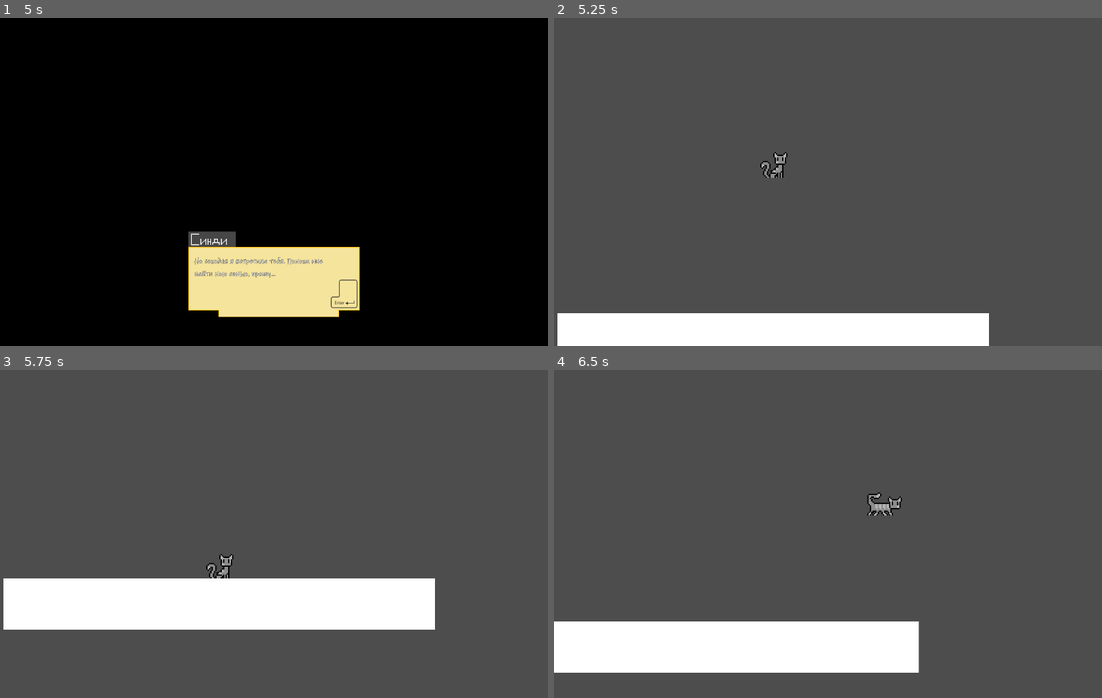
Above: before the commit, frames 1-4 (two rows, left to right).
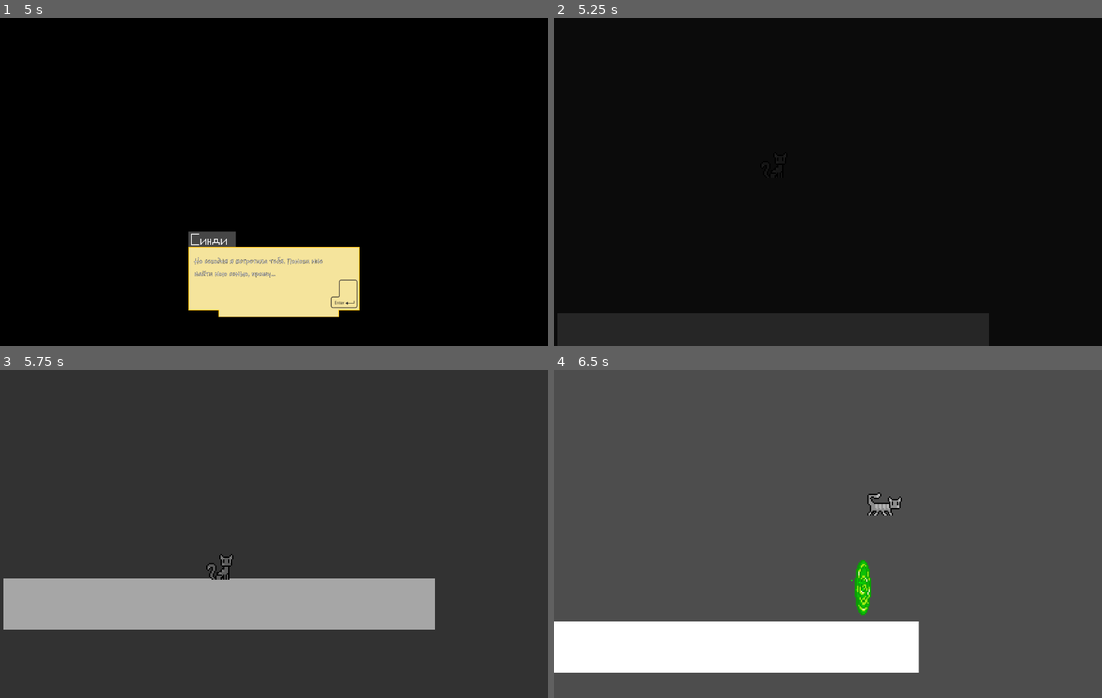
Above: after the commit, the same moments.

Repository: OVERKODE/2D-Platformer
Game: Godot game, scene res://SCENES/MENU.tscn
The game is run twice, just before and just after one commit, with the same random seed, the same clock (stepped at 60 frames per second) and the same inputs.
Inputs (mouse positions are in pixels of both pictures, inside the frame that each line leads up to):
- Up to frame 1 (5 s): click (153, 257) at 0.5 s; click (339, 293) at 1.25 s; click (339, 293) at 2 s; click (345, 293) at 2.75 s; click (345, 293) at 3.5 s; click (345, 293) at 4.25 s
- Up to frame 2 (5.25 s): click (899, 293) at 5 s
- Up to frame 3 (5.75 s): no input
- Up to frame 4 (6.5 s): hold D (move_right) from 5.78 s (still down); tap Space (jump) at 6.02 s

Frame 1 is identical in both runs. In frame 2, 100% of the frame differs, in the area x 0-100%, y 0-100%; in frame 3, 100%; in frame 4, 0.4%.

Commit message:
Обновление
Добавлены спрайты портала, сам портал и его логика

Diff:
--- /dev/null
+++ b/RESOURCES/SPRITES/portal/portal.tres
@@ -0,0 +1,378 @@
+[gd_resource type="SpriteFrames" load_steps=51 format=3 uid="uid://bwmr642yl7syb"]
+
+[ext_resource type="Texture2D" uid="uid://bb6gvalakxlvb" path="res://RESOURCES/SPRITES/portal/Green Portal Sprite Sheet.png" id="1_gc8e1"]
+[ext_resource type="Texture2D" uid="uid://ccxh2tjjlm3yj" path="res://RESOURCES/SPRITES/portal/Purple Portal Sprite Sheet.png" id="2_vnj5n"]
+
+[sub_resource type="AtlasTexture" id="AtlasTexture_dicbh"]
+atlas = ExtResource("1_gc8e1")
+region = Rect2(0, 128, 64, 64)
+
+[sub_resource type="AtlasTexture" id="AtlasTexture_1qayo"]
+atlas = ExtResource("1_gc8e1")
+region = Rect2(64, 128, 64, 64)
+
+[sub_resource type="AtlasTexture" id="AtlasTexture_0qck0"]
+atlas = ExtResource("1_gc8e1")
+region = Rect2(128, 128, 64, 64)
+
+[sub_resource type="AtlasTexture" id="AtlasTexture_cy0dv"]
+atlas = ExtResource("1_gc8e1")
+region = Rect2(192, 128, 64, 64)
+
+[sub_resource type="AtlasTexture" id="AtlasTexture_i146c"]
+atlas = ExtResource("1_gc8e1")
+region = Rect2(256, 128, 64, 64)
+
+[sub_resource type="AtlasTexture" id="AtlasTexture_tyjfc"]
+atlas = ExtResource("1_gc8e1")
+region = Rect2(320, 128, 64, 64)
+
+[sub_resource type="AtlasTexture" id="AtlasTexture_dw2ef"]
+atlas = ExtResource("1_gc8e1")
+region = Rect2(384, 128, 64, 64)
+
+[sub_resource type="AtlasTexture" id="AtlasTexture_tfcrs"]
+atlas = ExtResource("1_gc8e1")
+region = Rect2(448, 128, 64, 64)
+
+[sub_resource type="AtlasTexture" id="AtlasTexture_cbkky"]
+atlas = ExtResource("1_gc8e1")
+region = Rect2(0, 0, 64, 64)
+
+[sub_resource type="AtlasTexture" id="AtlasTexture_mhyyu"]
+atlas = ExtResource("1_gc8e1")
+region = Rect2(64, 0, 64, 64)
+
+[sub_resource type="AtlasTexture" id="AtlasTexture_u6n3b"]
+atlas = ExtResource("1_gc8e1")
+region = Rect2(128, 0, 64, 64)
+
+[sub_resource type="AtlasTexture" id="AtlasTexture_tfotn"]
+atlas = ExtResource("1_gc8e1")
+region = Rect2(192, 0, 64, 64)
+
+[sub_resource type="AtlasTexture" id="AtlasTexture_8arjt"]
+atlas = ExtResource("1_gc8e1")
+region = Rect2(256, 0, 64, 64)
+
+[sub_resource type="AtlasTexture" id="AtlasTexture_63ogw"]
+atlas = ExtResource("1_gc8e1")
+region = Rect2(320, 0, 64, 64)
+
+[sub_resource type="AtlasTexture" id="AtlasTexture_chh1x"]
+atlas = ExtResource("1_gc8e1")
+region = Rect2(384, 0, 64, 64)
+
+[sub_resource type="AtlasTexture" id="AtlasTexture_hevq6"]
+atlas = ExtResource("1_gc8e1")
+region = Rect2(448, 0, 64, 64)
+
+[sub_resource type="AtlasTexture" id="AtlasTexture_os0ry"]
+atlas = ExtResource("1_gc8e1")
+region = Rect2(0, 64, 64, 64)
+
+[sub_resource type="AtlasTexture" id="AtlasTexture_ra661"]
+atlas = ExtResource("1_gc8e1")
+region = Rect2(64, 64, 64, 64)
+
+[sub_resource type="AtlasTexture" id="AtlasTexture_3lyyc"]
+atlas = ExtResource("1_gc8e1")
+region = Rect2(128, 64, 64, 64)
+
+[sub_resource type="AtlasTexture" id="AtlasTexture_guy38"]
+atlas = ExtResource("1_gc8e1")
+region = Rect2(192, 64, 64, 64)
+
+[sub_resource type="AtlasTexture" id="AtlasTexture_w0e4o"]
+atlas = ExtResource("1_gc8e1")
+region = Rect2(256, 64, 64, 64)
+
+[sub_resource type="AtlasTexture" id="AtlasTexture_cwpvq"]
+atlas = ExtResource("1_gc8e1")
+region = Rect2(320, 64, 64, 64)
+
+[sub_resource type="AtlasTexture" id="AtlasTexture_y5sc5"]
+atlas = ExtResource("1_gc8e1")
+region = Rect2(384, 64, 64, 64)
+
+[sub_resource type="AtlasTexture" id="AtlasTexture_op80d"]
+atlas = ExtResource("1_gc8e1")
+region = Rect2(448, 64, 64, 64)
+
+[sub_resource type="AtlasTexture" id="AtlasTexture_ewjo5"]
+atlas = ExtResource("2_vnj5n")
+region = Rect2(0, 128, 64, 64)
+
+[sub_resource type="AtlasTexture" id="AtlasTexture_qa800"]
+atlas = ExtResource("2_vnj5n")
+region = Rect2(64, 128, 64, 64)
+
+[sub_resource type="AtlasTexture" id="AtlasTexture_i8hd1"]
+atlas = ExtResource("2_vnj5n")
+region = Rect2(128, 128, 64, 64)
+
+[sub_resource type="AtlasTexture" id="AtlasTexture_3thua"]
+atlas = ExtResource("2_vnj5n")
+region = Rect2(192, 128, 64, 64)
+
+[sub_resource type="AtlasTexture" id="AtlasTexture_q30jl"]
+atlas = ExtResource("2_vnj5n")
+region = Rect2(256, 128, 64, 64)
+
+[sub_resource type="AtlasTexture" id="AtlasTexture_5d61k"]
+atlas = ExtResource("2_vnj5n")
+region = Rect2(320, 128, 64, 64)
+
+[sub_resource type="AtlasTexture" id="AtlasTexture_xxb3p"]
+atlas = ExtResource("2_vnj5n")
+region = Rect2(384, 128, 64, 64)
+
+[sub_resource type="AtlasTexture" id="AtlasTexture_84jaf"]
+atlas = ExtResource("2_vnj5n")
+region = Rect2(448, 128, 64, 64)
+
+[sub_resource type="AtlasTexture" id="AtlasTexture_owm5a"]
+atlas = ExtResource("2_vnj5n")
+region = Rect2(0, 0, 64, 64)
+
+[sub_resource type="AtlasTexture" id="AtlasTexture_ciy3s"]
+atlas = ExtResource("2_vnj5n")
+region = Rect2(64, 0, 64, 64)
+
+[sub_resource type="AtlasTexture" id="AtlasTexture_tyvj3"]
+atlas = ExtResource("2_vnj5n")
+region = Rect2(128, 0, 64, 64)
+
+[sub_resource type="AtlasTexture" id="AtlasTexture_3yqs2"]
+atlas = ExtResource("2_vnj5n")
+region = Rect2(192, 0, 64, 64)
+
+[sub_resource type="AtlasTexture" id="AtlasTexture_5tpw1"]
+atlas = ExtResource("2_vnj5n")
+region = Rect2(256, 0, 64, 64)
+
+[sub_resource type="AtlasTexture" id="AtlasTexture_8dxwc"]
+atlas = ExtResource("2_vnj5n")
+region = Rect2(320, 0, 64, 64)
+
+[sub_resource type="AtlasTexture" id="AtlasTexture_ei8xt"]
+atlas = ExtResource("2_vnj5n")
+region = Rect2(384, 0, 64, 64)
+
+[sub_resource type="AtlasTexture" id="AtlasTexture_lqw8v"]
+atlas = ExtResource("2_vnj5n")
+region = Rect2(448, 0, 64, 64)
+
+[sub_resource type="AtlasTexture" id="AtlasTexture_33oh7"]
+atlas = ExtResource("2_vnj5n")
+region = Rect2(0, 64, 64, 64)
+
+[sub_resource type="AtlasTexture" id="AtlasTexture_s67sr"]
+atlas = ExtResource("2_vnj5n")
+region = Rect2(64, 64, 64, 64)
+
+[sub_resource type="AtlasTexture" id="AtlasTexture_ejger"]
+atlas = ExtResource("2_vnj5n")
+region = Rect2(128, 64, 64, 64)
+
+[sub_resource type="AtlasTexture" id="AtlasTexture_wh4si"]
+atlas = ExtResource("2_vnj5n")
+region = Rect2(192, 64, 64, 64)
+
+[sub_resource type="AtlasTexture" id="AtlasTexture_byfea"]
+atlas = ExtResource("2_vnj5n")
+region = Rect2(256, 64, 64, 64)
+
+[sub_resource type="AtlasTexture" id="AtlasTexture_2k27o"]
+atlas = ExtResource("2_vnj5n")
+region = Rect2(320, 64, 64, 64)
+
+[sub_resource type="AtlasTexture" id="AtlasTexture_8ivlm"]
+atlas = ExtResource("2_vnj5n")
+region = Rect2(384, 64, 64, 64)
+
+[sub_resource type="AtlasTexture" id="AtlasTexture_awfkb"]
+atlas = ExtResource("2_vnj5n")
+region = Rect2(448, 64, 64, 64)
+
+[resource]
+animations = [{
+"frames": [{
+"duration": 1.0,
+"texture": SubResource("AtlasTexture_dicbh")
+}, {
+"duration": 1.0,
+"texture": SubResource("AtlasTexture_1qayo")
+}, {
+"duration": 1.0,
+"texture": SubResource("AtlasTexture_0qck0")
+}, {
+"duration": 1.0,
+"texture": SubResource("AtlasTexture_cy0dv")
+}, {
+"duration": 1.0,
+"texture": SubResource("AtlasTexture_i146c")
+}, {
+"duration": 1.0,
+"texture": SubResource("AtlasTexture_tyjfc")
+}, {
+"duration": 1.0,
+"texture": SubResource("AtlasTexture_dw2ef")
+}, {
+"duration": 1.0,
+"texture": SubResource("AtlasTexture_tfcrs")
+}],
+"loop": false,
+"name": &"green_close",
+"speed": 10.0
+}, {
+"frames": [{
+"duration": 1.0,
+"texture": SubResource("AtlasTexture_cbkky")
+}, {
+"duration": 1.0,
+"texture": SubResource("AtlasTexture_mhyyu")
+}, {
+"duration": 1.0,
+"texture": SubResource("AtlasTexture_u6n3b")
+}, {
+"duration": 1.0,
+"texture": SubResource("AtlasTexture_tfotn")
+}, {
+"duration": 1.0,
+"texture": SubResource("AtlasTexture_8arjt")
+}, {
+"duration": 1.0,
+"texture": SubResource("AtlasTexture_63ogw")
+}, {
+"duration": 1.0,
+"texture": SubResource("AtlasTexture_chh1x")
+}, {
+"duration": 1.0,
+"texture": SubResource("AtlasTexture_hevq6")
+}],
+"loop": true,
+"name": &"green_idle",
+"speed": 10.0
+}, {
+"frames": [{
+"duration": 1.0,
+"texture": SubResource("AtlasTexture_os0ry")
+}, {
+"duration": 1.0,
+"texture": SubResource("AtlasTexture_ra661")
+}, {
+"duration": 1.0,
+"texture": SubResource("AtlasTexture_3lyyc")
+}, {
+"duration": 1.0,
+"texture": SubResource("AtlasTexture_guy38")
+}, {
+"duration": 1.0,
+"texture": SubResource("AtlasTexture_w0e4o")
+}, {
+"duration": 1.0,
+"texture": SubResource("AtlasTexture_cwpvq")
+}, {
+"duration": 1.0,
+"texture": SubResource("AtlasTexture_y5sc5")
+}, {
+"duration": 1.0,
+"texture": SubResource("AtlasTexture_op80d")
+}],
+"loop": false,
+"name": &"green_open",
+"speed": 10.0
+}, {
+"frames": [],
+"loop": false,
+"name": &"null",
+"speed": 5.0
+}, {
+"frames": [{
+"duration": 1.0,
+"texture": SubResource("AtlasTexture_ewjo5")
+}, {
+"duration": 1.0,
+"texture": SubResource("AtlasTexture_qa800")
+}, {
+"duration": 1.0,
+"texture": SubResource("AtlasTexture_i8hd1")
+}, {
+"duration": 1.0,
+"texture": SubResource("AtlasTexture_3thua")
+}, {
+"duration": 1.0,
+"texture": SubResource("AtlasTexture_q30jl")
+}, {
+"duration": 1.0,
+"texture": SubResource("AtlasTexture_5d61k")
+}, {
+"duration": 1.0,
+"texture": SubResource("AtlasTexture_xxb3p")
+}, {
+"duration": 1.0,
+"texture": SubResource("AtlasTexture_84jaf")
+}],
+"loop": false,
+"name": &"purple_close",
+"speed": 10.0
+}, {
+"frames": [{
+"duration": 1.0,
+"texture": SubResource("AtlasTexture_owm5a")
+}, {
+"duration": 1.0,
+"texture": SubResource("AtlasTexture_ciy3s")
+}, {
+"duration": 1.0,
+"texture": SubResource("AtlasTexture_tyvj3")
+}, {
+"duration": 1.0,
+"texture": SubResource("AtlasTexture_3yqs2")
+}, {
+"duration": 1.0,
+"texture": SubResource("AtlasTexture_5tpw1")
+}, {
+"duration": 1.0,
+"texture": SubResource("AtlasTexture_8dxwc")
+}, {
+"duration": 1.0,
+"texture": SubResource("AtlasTexture_ei8xt")
+}, {
+"duration": 1.0,
+"texture": SubResource("AtlasTexture_lqw8v")
+}],
+"loop": true,
+"name": &"purple_idle",
+"speed": 10.0
+}, {
+"frames": [{
+"duration": 1.0,
+"texture": SubResource("AtlasTexture_33oh7")
+}, {
+"duration": 1.0,
+"texture": SubResource("AtlasTexture_s67sr")
+}, {
+"duration": 1.0,
+"texture": SubResource("AtlasTexture_ejger")
+}, {
+"duration": 1.0,
+"texture": SubResource("AtlasTexture_wh4si")
+}, {
+"duration": 1.0,
+"texture": SubResource("AtlasTexture_byfea")
+}, {
+"duration": 1.0,
+"texture": SubResource("AtlasTexture_2k27o")
+}, {
+"duration": 1.0,
+"texture": SubResource("AtlasTexture_8ivlm")
+}, {
+"duration": 1.0,
+"texture": SubResource("AtlasTexture_awfkb")
+}],
+"loop": false,
+"name": &"purple_open",
+"speed": 10.0
+}]
--- a/SCENES/lvl_1.tscn
+++ b/SCENES/lvl_1.tscn
@@ -1,8 +1,9 @@
-[gd_scene load_steps=5 format=3 uid="uid://ci46k0422hlae"]
+[gd_scene load_steps=6 format=3 uid="uid://ci46k0422hlae"]
 
 [ext_resource type="Script" path="res://SCRIPTS/manager.gd" id="1_gxs28"]
 [ext_resource type="PackedScene" uid="uid://bm1qbrii4t58t" path="res://SCENES/player.tscn" id="1_l2woy"]
 [ext_resource type="PackedScene" uid="uid://b4ohqn31bkkji" path="res://SCENES/pause.tscn" id="3_0fhan"]
+[ext_resource type="PackedScene" uid="uid://c23d7fnm4gq3i" path="res://SCENES/portal.tscn" id="4_jib8g"]
 
 [sub_resource type="RectangleShape2D" id="RectangleShape2D_c50qo"]
 size = Vector2(336, 40)
@@ -33,6 +34,9 @@
 position = Vector2(168, 24)
 shape = SubResource("RectangleShape2D_c50qo")
 
+[node name="portal" parent="." instance=ExtResource("4_jib8g")]
+position = Vector2(765, 418)
+
 [connection signal="pressed" from="pause/pause/panel/resume" to="MANAGER" method="_on_resume_pressed"]
 [connection signal="pressed" from="pause/pause/panel/to_main_menu" to="MANAGER" method="_on_to_main_menu_pressed"]
 
--- a/SCENES/player.tscn
+++ b/SCENES/player.tscn
@@ -81,6 +81,7 @@
 shape = SubResource("CapsuleShape2D_ktiqo")
 
 [node name="AnimatedSprite2D" type="AnimatedSprite2D" parent="."]
+z_index = 3
 sprite_frames = SubResource("SpriteFrames_wuyxn")
 animation = &"idle_right"
 frame_progress = 0.215072
--- /dev/null
+++ b/SCENES/player_camera.gd
@@ -0,0 +1,11 @@
+extends Camera2D
+
+
+# Called when the node enters the scene tree for the first time.
+func _ready() -> void:
+	$Timer.start()
+
+
+# Called every frame. 'delta' is the elapsed time since the previous frame.
+func _process(delta: float) -> void:
+	$CanvasLayer/ColorRect.self_modulate = Color(0, 0, 0, $Timer.time_left)
--- a/SCENES/player_camera.tscn
+++ b/SCENES/player_camera.tscn
@@ -1,4 +1,6 @@
-[gd_scene format=3 uid="uid://dap8xqng433rc"]
+[gd_scene load_steps=2 format=3 uid="uid://dap8xqng433rc"]
+
+[ext_resource type="Script" path="res://SCENES/player_camera.gd" id="1_nsyk6"]
 
 [node name="player_camera" type="Camera2D"]
 zoom = Vector2(3, 3)
@@ -6,3 +8,17 @@
 drag_vertical_enabled = true
 drag_horizontal_offset = 1.0
 drag_vertical_offset = 1.0
+script = ExtResource("1_nsyk6")
+
+[node name="CanvasLayer" type="CanvasLayer" parent="."]
+
+[node name="ColorRect" type="ColorRect" parent="CanvasLayer"]
+anchors_preset = 15
+anchor_right = 1.0
+anchor_bottom = 1.0
+grow_horizontal = 2
+grow_vertical = 2
+color = Color(0, 0, 0, 1)
+
+[node name="Timer" type="Timer" parent="."]
+one_shot = true
--- /dev/null
+++ b/SCENES/portal.tscn
@@ -0,0 +1,56 @@
+[gd_scene load_steps=5 format=3 uid="uid://c23d7fnm4gq3i"]
+
+[ext_resource type="SpriteFrames" uid="uid://bwmr642yl7syb" path="res://RESOURCES/SPRITES/portal/portal.tres" id="1_bisuk"]
+[ext_resource type="Script" path="res://SCRIPTS/portal.gd" id="1_kokdp"]
+
+[sub_resource type="RectangleShape2D" id="RectangleShape2D_dnfhi"]
+size = Vector2(6, 34)
+
+[sub_resource type="RectangleShape2D" id="RectangleShape2D_kh3cn"]
+size = Vector2(192, 20)
+
+[node name="portal" type="Area2D"]
+self_modulate = Color(0, 1, 0, 1)
+script = ExtResource("1_kokdp")
+portal_color = 1
+
+[node name="scene_switch" type="CollisionShape2D" parent="."]
+position = Vector2(0, 2)
+shape = SubResource("RectangleShape2D_dnfhi")
+
+[node name="AnimatedSprite2D" type="AnimatedSprite2D" parent="."]
+sprite_frames = ExtResource("1_bisuk")
+animation = &"null"
+
+[node name="activated_area" type="Area2D" parent="."]
+
+[node name="CollisionShape2D" type="CollisionShape2D" parent="activated_area"]
+shape = SubResource("RectangleShape2D_kh3cn")
+
+[node name="CPUParticles2D" type="CPUParticles2D" parent="."]
+amount = 16
+lifetime = 2.0
+direction = Vector2(6.64, 0)
+spread = 180.0
+gravity = Vector2(0, 0)
+initial_velocity_min = 16.0
+initial_velocity_max = 16.0
+
+[node name="CanvasLayer" type="CanvasLayer" parent="."]
+
+[node name="ColorRect" type="ColorRect" parent="CanvasLayer"]
+self_modulate = Color(0, 0, 0, 0)
+anchors_preset = 15
+anchor_right = 1.0
+anchor_bottom = 1.0
+grow_horizontal = 2
+grow_vertical = 2
+color = Color(0, 0, 0, 1)
+
+[node name="Timer" type="Timer" parent="."]
+one_shot = true
+
+[connection signal="body_entered" from="." to="." method="_on_body_entered"]
+[connection signal="animation_finished" from="AnimatedSprite2D" to="." method="_on_animated_sprite_2d_animation_finished"]
+[connection signal="body_entered" from="activated_area" to="." method="_on_activated_area_body_entered"]
+[connection signal="timeout" from="Timer" to="." method="_on_timer_timeout"]
--- a/SCRIPTS/player.gd
+++ b/SCRIPTS/player.gd
@@ -1,11 +1,16 @@
 extends CharacterBody2D
 
 var player_flip: bool
-const SPEED = 200.0
+var SPEED = 200.0
 const JUMP_VELOCITY = -400.0
 @export var anim: AnimatedSprite2D
 @export var audio_listener: AudioListener2D
 @export var player_audio_stream: AudioStreamPlayer2D
+
+func set_speed(value: float):
+	SPEED = value
+	$AnimatedSprite2D.play("idle_right")
+	set_physics_process(false)
 
 func movement(delta):
 	if not is_on_floor():
--- /dev/null
+++ b/SCRIPTS/portal.gd
@@ -0,0 +1,51 @@
+extends Area2D
+
+enum portal_color_enum {purple, green}
+enum portal_states {open, idle, close}
+@export var portal_color = portal_color_enum.purple
+@onready var particles = $CPUParticles2D
+var portal_state: portal_states
+var change_scene: bool
+signal switch_scene
+
+
+func open() -> void:
+	portal_state = portal_states.idle
+	if portal_color == portal_color_enum.purple:
+		$AnimatedSprite2D.play("purple_open")
+		particles.self_modulate = Color(1, 0, 1)
+	if portal_color == portal_color_enum.green:
+		$AnimatedSprite2D.play("green_open")
+		particles.self_modulate = Color(0, 1, 0)
+	particles.show()
+
+func _on_activated_area_body_entered(body: Node2D) -> void:
+	if portal_state == 0:
+		open()
+
+func _ready() -> void:
+	particles.hide()
+
+
+func _on_animated_sprite_2d_animation_finished() -> void:
+	if $AnimatedSprite2D.animation == "purple_open":
+		$AnimatedSprite2D.play("purple_idle")
+	elif $AnimatedSprite2D.animation == "green_open":
+		$AnimatedSprite2D.play("green_idle")
+
+func set_transpernt():
+	$CanvasLayer/ColorRect.self_modulate = Color(1, 1, 1, 1 - $Timer.time_left)
+
+func _on_body_entered(body: Node2D) -> void:
+	if body.name == "player":
+		body.set_speed(0.0)
+		$Timer.start()
+		change_scene = true
+
+func _process(delta: float) -> void:
+	if change_scene == true:
+		set_transpernt()
+
+
+func _on_timer_timeout() -> void:
+	switch_scene.emit()
Binary file added: RESOURCES/SPRITES/portal/Green Portal Sprite Sheet.png
Not shown, added: RESOURCES/SPRITES/portal/Green Portal Sprite Sheet.png.import
Binary file added: RESOURCES/SPRITES/portal/Purple Portal Sprite Sheet.png
Not shown, added: RESOURCES/SPRITES/portal/Purple Portal Sprite Sheet.png.import
